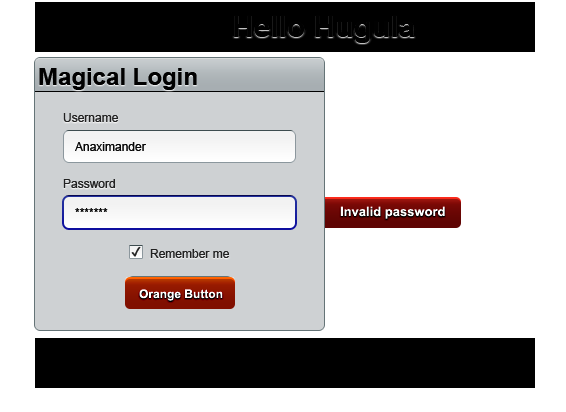
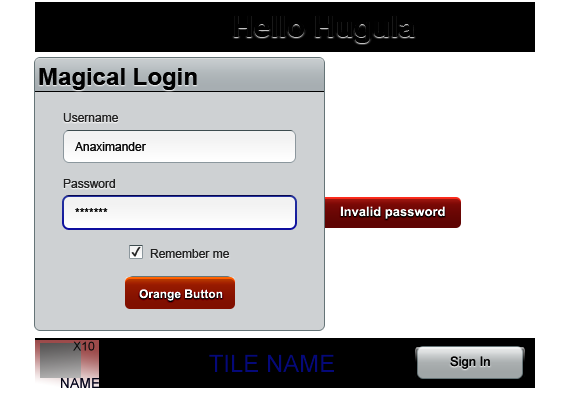
Layers edited between the first and the second 566×412 image:
added group "item@bc" with 5 layers in group "itemzu@bc#ItemNew" over [35, 340, 100, 388]
added layer "x10" in group "item@bc" over [73, 341, 95, 351]
added layer "Name" in group "item@bc" over [61, 378, 100, 388]
added layer "icon" in group "item@bc" over [40, 343, 81, 378]
added layer "image_bg" in group "item@bc" over [35, 340, 99, 388]
added layer "@size_hide" in group "item@bc" over [35, 340, 99, 388]
added layer "title#T1" in group "itemzu@bc#ItemNew" over [209, 354, 334, 372]
added group "Sign In@bt" (1st of 2, in "Login@bc" › "itemzu@bc#ItemNew") with 3 layers in group "itemzu@bc#ItemNew" over [415, 347, 525, 378]
added layer "Sign In" (1st of 2, in "Login@bc" › "itemzu@bc#ItemNew" › "Sign In@bt") in group "Sign In@bt" over [450, 356, 490, 369]
added layer "TOP@Dotexport" (1st of 2, in "Login@bc" › "itemzu@bc#ItemNew" › "Sign In@bt") in group "Sign In@bt" over [415, 347, 525, 378]
added layer "sign_bg@_9S:20:16:20:16" (1st of 2, in "Login@bc" › "itemzu@bc#ItemNew" › "Sign In@bt") in group "Sign In@bt" over [418, 347, 522, 378]
moved "@Size_Hide" into group "Login@bc" over [35, 340, 525, 388]
